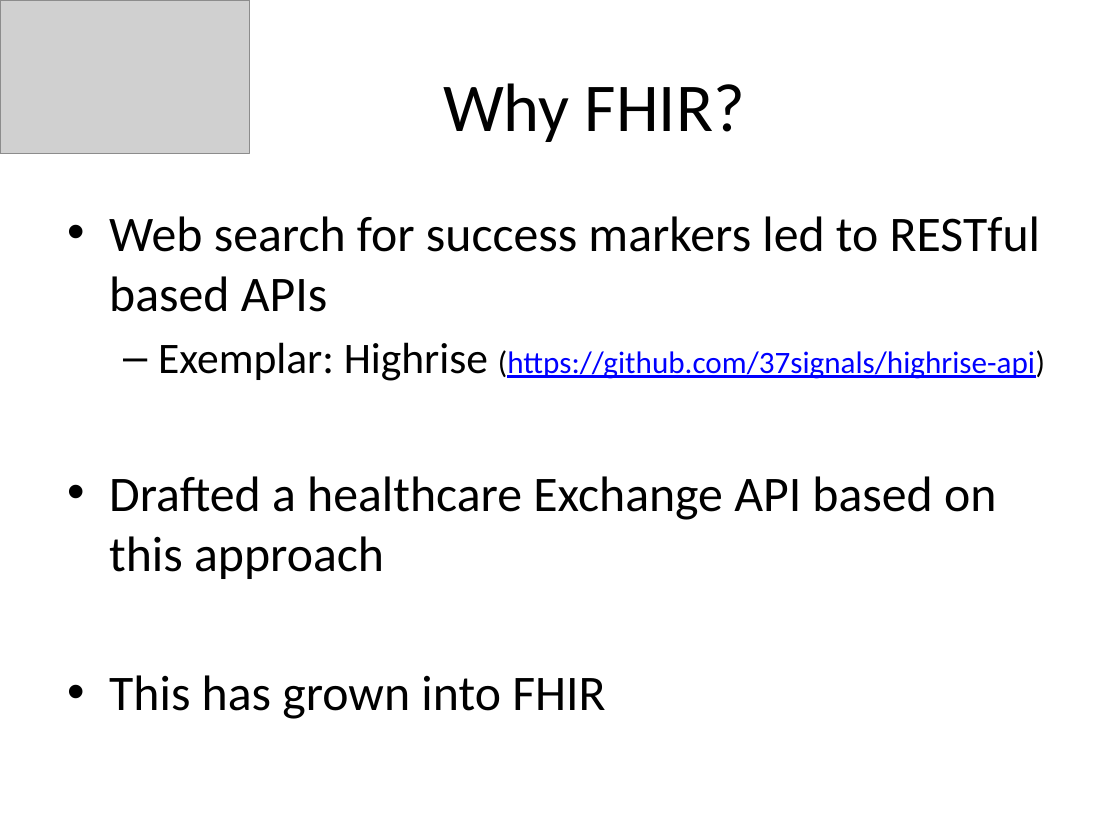
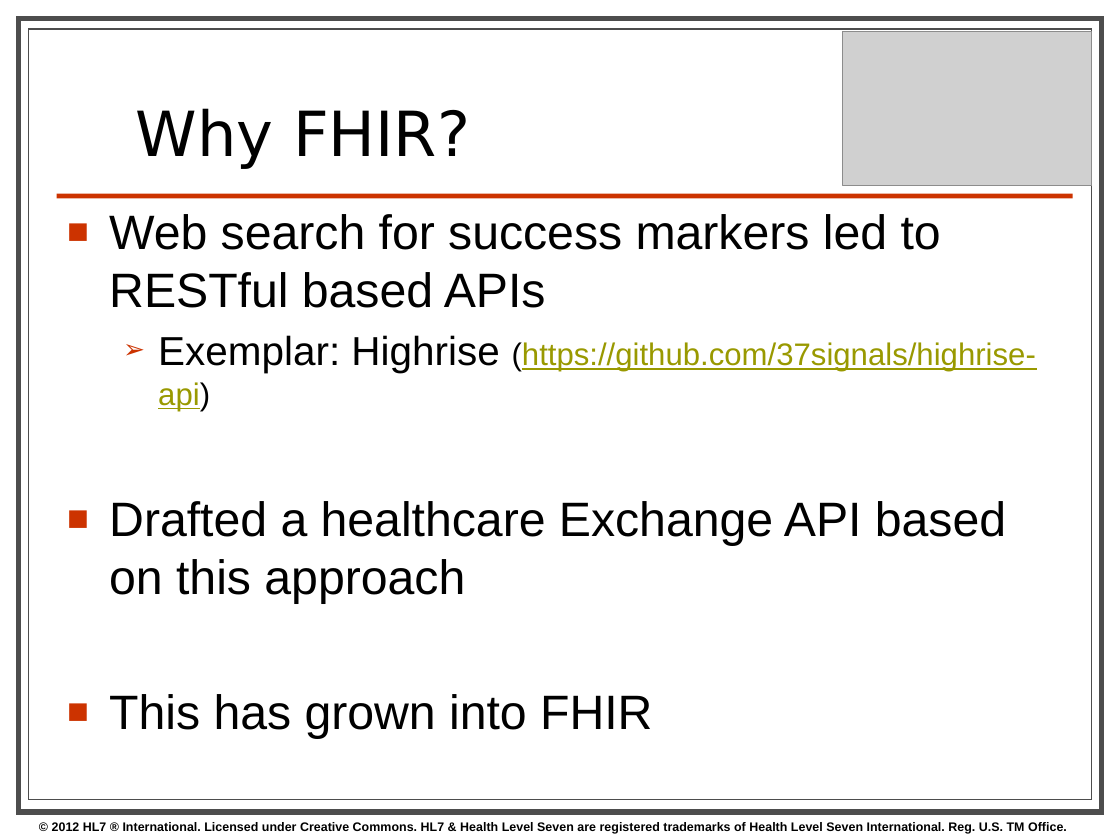
Before and after one commit to vista-novo/fhir, a slide deck: slide 4 of presentations/2012 Dec Webinar/FHIR Webinar.pptx. Drawn at 1120x840 pixels with LibreOffice and Linux fonts; fonts in the diff are those of the drawing; grey boxes stand for pictures; background and template pictures are left out. Boxes give left, top, right and bottom in pixels: in the first picture for what was removed or moved away, otherwise in the second. Text is boxed around its words. In the diff, an @@ line names an element or a change of style, - is before the commit and + after.

```diff
--- a/presentations/2012 Dec Webinar/FHIR Webinar.pptx
+++ b/presentations/2012 Dec Webinar/FHIR Webinar.pptx
@@ rectangle added at (x1=19, y1=19, x2=1102, y2=812), fill #FFFFFF, outline #4D4D4D 3.5 pt @@
@@ rectangle added at (x1=28, y1=29, x2=1091, y2=800), fill #FFFFFF, outline #4D4D4D 0.75 pt @@
@@ title "Why FHIR?" at (x1=136, y1=108, x2=470, y2=168): size 44 to 40 pt, font Calibri to DejaVu Sans; alignment centre to left; line spacing 1 to 0.8; vertical alignment middle to bottom @@
@@ picture moved from (x1=0, y1=0, x2=250, y2=153) to (x1=842, y1=32, x2=1092, y2=186) @@
@@ text "Web search for success markers ..." at (x1=109, y1=214, x2=1036, y2=739): size 32 to 31 pt in "Web search for success markers led to ...", "Drafted a healthcare Exchange API based on ...", "This has grown into FHIR"; font Calibri to Arial; size 28 to 26 pt in "Exemplar: Highrise"; text colour #0000FF to #999900 in "(https://github.com/37signals/highrise-api)"; bullet • to ■; bullet – to ➢ @@
@@ line added from (57, 196) to (1073, 196), #CC3300 3 pt @@
@@ text added at (x1=52, y1=822, x2=1067, y2=834), 8 pt, text #000000, bold @@
+© 2012 HL7 ® International. Licensed under Creative Commons. HL7 & Health Level Seven are registered trademarks of Health Level Seven International. Reg. U.S. TM Office.
```
Also in this commit, not shown: 16 other slides changed, 3 slides added, 2 slides removed.
